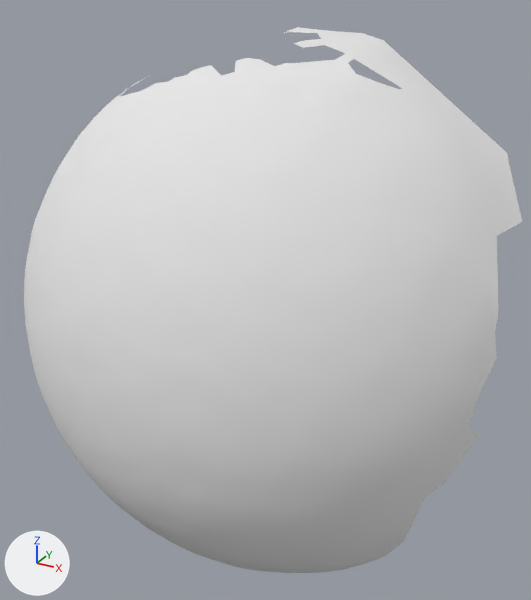
Renders of the OBJ model res/pendulum_horizontal/Pendulum_horizontal.000004.obj from each side of a commit.
Camera for both pictures: a 50 mm camera at (-65.0, 85.0, 265.0) aimed at (-230.0, 385.0, 115.0). Every picture has the same lights, and +X, +Y and +Z are marked at lower left. Where no turn or scale is listed for an object, it has been applied to the vertices.

Names of what the first picture shows: 'Pendulum_horizontal.000004'.
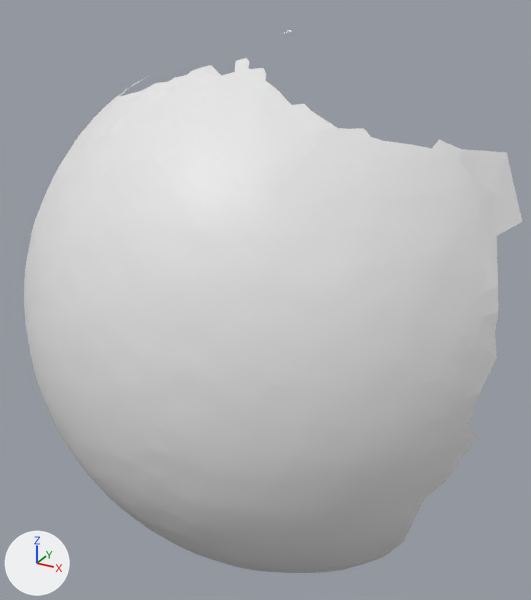
Changed parts and their boxes [x1, y1, x2, y2] in the pictures (531 x 600 px):
'Pendulum_horizontal.000004', reshaped
    before: [24, 27, 522, 573]
    after: [24, 30, 522, 573]
part 1 of me_pendulum_horizontal_000004, deleted
    before: [247, 27, 506, 152]

The edits, one by one:
me_pendulum_horizontal_000004 is used by ob_pendulum_horizontal_000004; location (0.0, 0.0, 0.0).
me_pendulum_horizontal_000004 had 4062 vertices, 7999 faces and spanned x -367.0..-111.0, y 289.0..449.0, z -54.0..242.0.
me_pendulum_horizontal_000004 no longer uses material mat_pendulum_horizontal_000004 (white #e7e7e7).
me_pendulum_horizontal_000004 now has 3942 vertices, 7757 faces and spans x -367.0..-111.0, y 289.0..437.0, z -54.0..242.0.
Part 1, on me_pendulum_horizontal_000004:
120 vertices are removed from x -238.0..-148.0, y 368.0..449.0, z 204.0..241.0.
242 faces are deleted.
